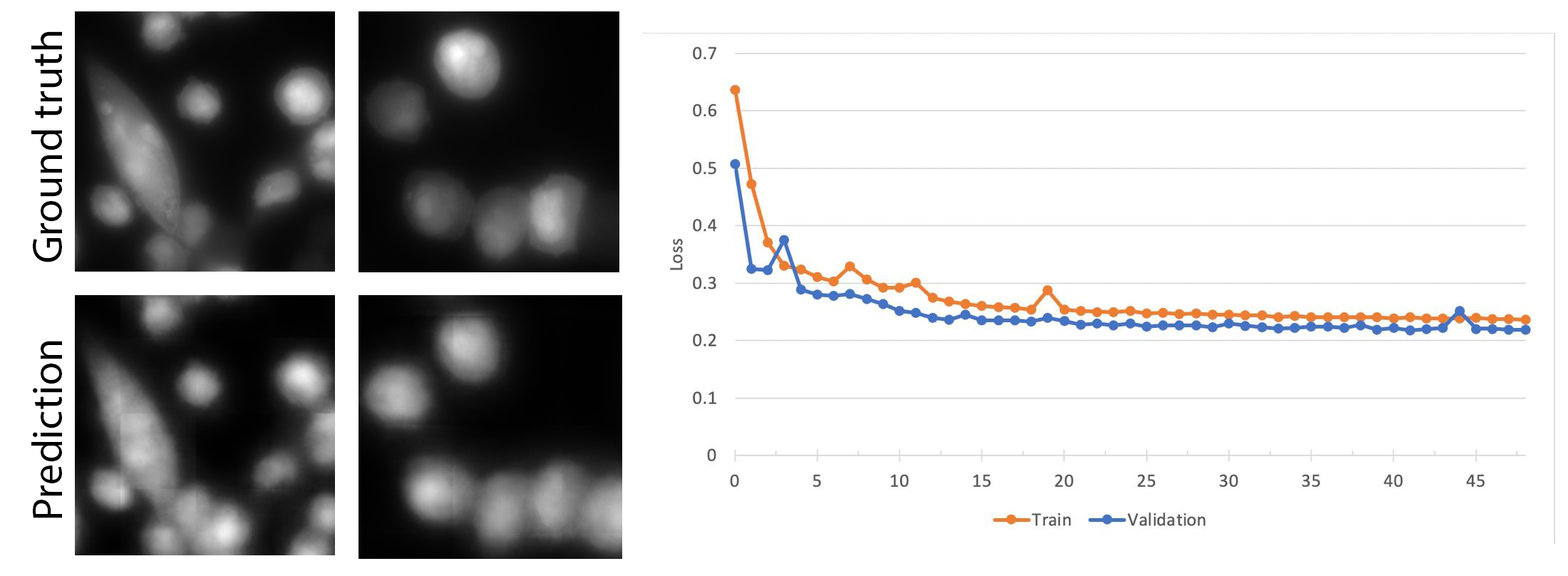
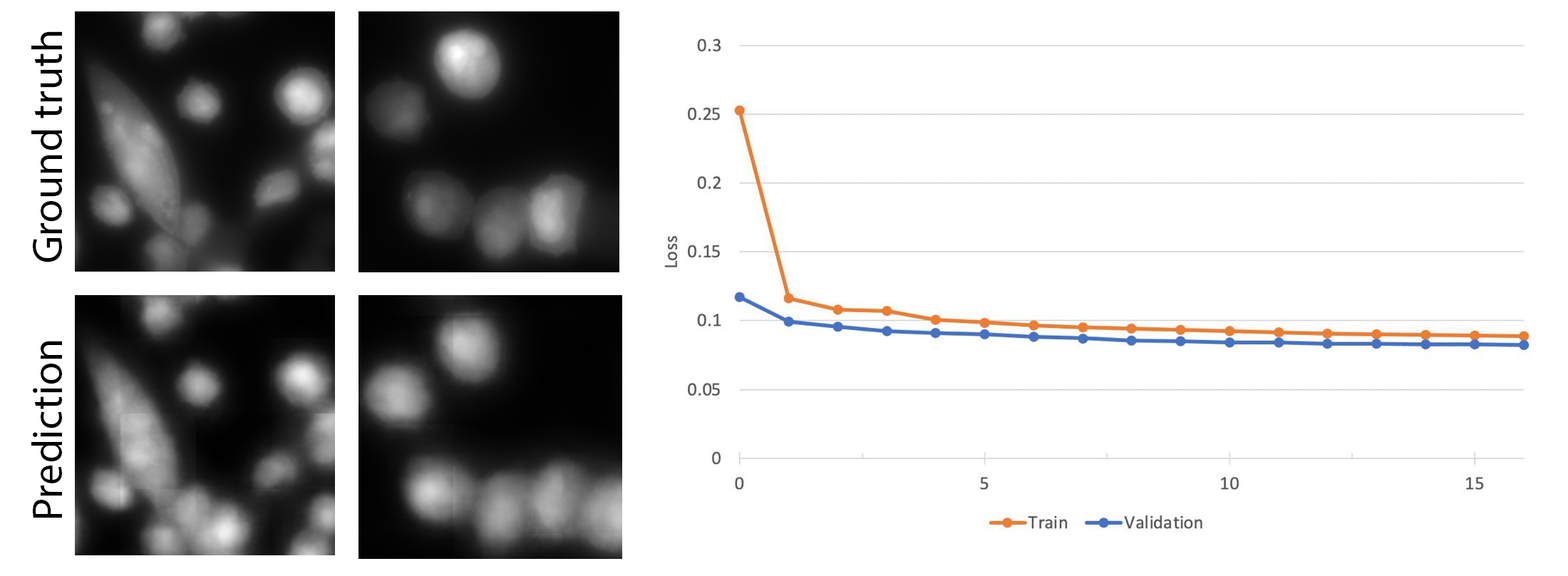
Revision of a layered 1568 × 576 image; what changed, layer by layer:
renamed "bce-trianing" to "pcc-training", painted on it over [642, 32, 1556, 544]
